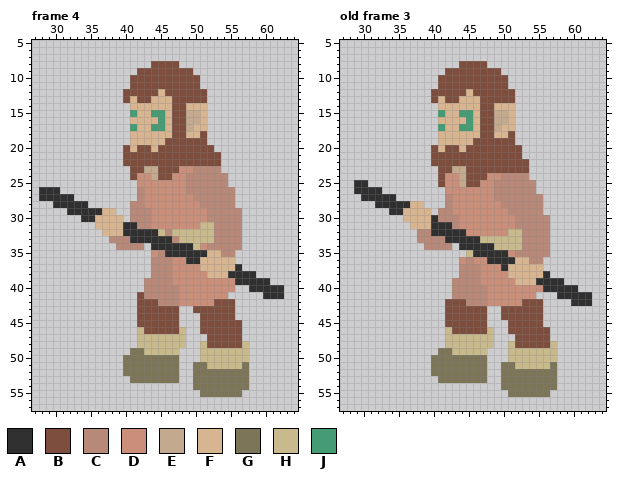
Two versions of one pixel-art file, Iryo/IryoTensionIdleSide.ase. Above, as it was before the edit.
96x66 pixels, 6 frames. Shown: frame 4: x 27..64, y 5..57; old frame 3: x 27..64, y 5..57. The commit also changed other frames, which this record leaves out.
Visible layers, top first: "Hands", "Staff", "AboveLeg", "Body", "BehindLeg".
Palette (. is transparent): A #303030  B #7d4e3d  C #b88979  D #c98f7a  E #c3aa8f  F #d7b591  G #7c7558  H #c8ba8c  J #459b74
Pixels before, frame 4, first column x 28:
 8 ................BBBB...............
 9 ..............BBBBBBBB.............
10 .............BBBBBBBBBB............
11 .............BBBBBBBBBB............
12 ............BBBBBFBBBBBB...........
13 ............BFBBFFFBBBBB...........
14 .............FFFFFFBBFFF...........
15 .............JFFJJFBBEEF...........
16 .............FFFFJFBBEEF...........
17 .............JFFJJFBBEFF...........
18 .............FFFFFFBBFFB...........
19 .............FFFFFBBBBBB...........
20 ............BFBBFBBBBBBBB..........
21 ............BBBBBBBBBBBBBB.........
22 ............BBBBBBBBBBBBBB.........
23 .............BBEEBBBDDCCCC.........
24 .............BDDEBBDDCCCCCC........
25 ..............DDDDDDDCCCCCC........
26 AAA...........CDDDDDDCCCCCCC.......
27 AAAAA.........CDDDDDDDCCCCCC.......
28 ..AAAAA......CCDDDDDDDDCCCCC.......
29 ....AAAAAFF..CCCDDDDDDDDCCCCC......
30 ......AAFFFF.CCCDDDDDDDDCCCCC......
31 ........FFFFAACCDDDDDDDHHCCCC......
32 .........FFFAAAAAHCHHHHHHCCCC......
33 ..........CCCAAAAAACHHHHHCCCC......
34 ...........CCCC.AAAAAAHDCCCCC......
35 ................DCAAAAAAFFCC.......
36 ................CCCDDAAFFFFF.......
37 ................CCCDDDDFFFFFA......
38 ................CCCDDDDDFFFAAAA....
39 ...............CCCCDDDDDDDDDAAAAA..
40 ...............CCCCCDDDDDDDD..AAAAA
41 ..............BCCCCCDDDDDDD.....AAA
42 ..............BBBCCCDDDDDBBB.......
43 ..............BBBBBB..BBBBBB.......
44 ..............BBBBBB...BBBBB.......
45 ..............BBBBBB...BBBBBB......
46 ..............HBBBBBH..BBBBBB......
47 ..............HHHHHHH...BBBBB......
48 ..............HHHHHHH..HBBBBBH.....
49 .............GGHHHHH...HHHHHHH.....
50 ............GGGGGGGG...HHHHHHH.....
51 ............GGGGGGGG..GGHHHHHG.....
52 ............GGGGGGGG..GGGGGGGG.....
53 .............GGGGGGG..GGGGGGGG.....
54 ......................GGGGGGGG.....
55 .......................GGGGGG......
Pixels before, old frame 3, first column x 29:
 8 ...............BBBB...............
 9 .............BBBBBBBB.............
10 ............BBBBBBBBBB............
11 ............BBBBBBBBBB............
12 ...........BBBBBFBBBBBB...........
13 ...........BFBBFFFBBBBB...........
14 ............FFFFFFBBFFF...........
15 ............JFFJJFBBEEF...........
16 ............FFFFJFBBEEF...........
17 ............JFFJJFBBEFF...........
18 ............FFFFFFBBFFB...........
19 ............FFFFFBBBBBB...........
20 ...........BFBBFBBBBBBBB..........
21 ...........BBBBBBBBBBBBB..........
22 ...........BBBBBBBBBBBBBB.........
23 ............BBEEBBBBBBBBB.........
24 ............BDDEBBBDDCCCC.........
25 AA..........BDDEBBDDCCCCCC........
26 AAAA.........DDDDDDDCCCCCC........
27 .AAAAA.......CDDDDDDCCCCCCC.......
28 ...AAAAAFF...CDDDDDDDCCCCCC.......
29 .....AAFFFF.CCDDDDDDDDCCCCC.......
30 .......FFFFACCCDDDDDDDDCCCCC......
31 ........FFFAAACDDDDDDDDCCCCC......
32 .........CCAAAAADDDDDDHHCCCC......
33 .........CCCCAAAAAHHHHHHCCCC......
34 ..........CCCC.AAAAAHHHHCCCC......
35 ................HAAAAADCCCCC......
36 ...............DCDDAAAAFFCC.......
37 ...............CCCDDDAFFFFF.......
38 ...............CCCDDDDFFFFFA......
39 ..............CCCCDDDDDFFFAAAA....
40 ..............CCCCCDDDDDDDDAAAAA..
41 ..............CCCCCDDDDDDD...AAAAA
42 .............BBBCCCDDDDDBBB....AAA
43 .............BBBBBB..BBBBBB.......
44 .............BBBBBB..BBBBBB.......
45 .............BBBBBB...BBBBB.......
46 .............HBBBBBH..BBBBBB......
47 .............HHHHHHH...BBBBB......
48 .............HHHHHHH..HBBBBBH.....
49 ............GGHHHHH...HHHHHHH.....
50 ...........GGGGGGGG...HHHHHHH.....
51 ...........GGGGGGGG..GGHHHHHG.....
52 ...........GGGGGGGG..GGGGGGGG.....
53 ............GGGGGGG..GGGGGGGG.....
54 .....................GGGGGGGG.....
55 ......................GGGGGG......
The result:
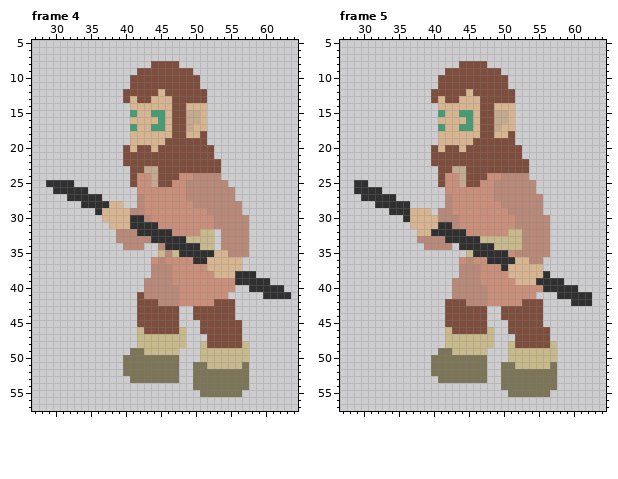
A new or re-ordered frame is compared with the old frame closest to it.
From the commit log: Doubled frames in Iryo attack idle
Difference:
frames 6 -> 12
Frame 4:
Colour A is added in row 25 at x 29 to 32; in row 26 at x 31 to 34; in row 27 at x 33 to 36; in row 28 at x 35 to 37; in row 41 at x 63.
Colour A replaces colour C in row 30 at x 41 to 42; in row 31 at x 42 to 43; in row 32 at x 46; in row 33 at x 47.
Colour A replaces colour D in row 31 at x 44.
Colour A replaces colour F in row 35 at x 52; in row 36 at x 51.
Colour A replaces colour H in row 32 at x 45; in row 33 at x 48; in row 34 at x 50.
Colour B is added in row 25 at x 41; in row 44 at x 50.
Colour B replaces colour C in row 23 at x 50 to 53.
Colour B replaces colour D in row 23 at x 48 to 49; in row 24 at x 47; in row 25 at x 45 to 46.
Colour C is added in row 28 at x 56; in rows 30 to 34 at x 57; in row 35 at x 56 to 57.
Colour C replaces colour A in row 32 at x 40 to 41; in row 33 at x 41 to 43; in row 34 at x 45; in row 35 at x 46.
Colour C replaces colour D in row 27 at x 49; in row 28 at x 50.
Colour C replaces colour F in row 32 at x 39.
Colour D replaces colour A in row 36 at x 49.
Colour D replaces colour C in row 24 at x 49; in row 26 at x 42; in row 29 at x 43; in row 30 at x 52; in row 36 at x 44 and 46.
Colour D replaces colour F in row 37 at x 51; in row 38 at x 52.
Colour D replaces colour H in row 31 at x 51 to 52; in row 32 at x 47 to 50.
Colour E replaces colour D in row 25 at x 44.
Colour F is added in row 28 at x 38 to 39; in row 29 at x 39 to 40; in row 30 at x 40; in row 36 at x 56.
Colour F replaces colour A in row 31 at x 40; in row 37 at x 56; in row 38 at x 55.
Colour F replaces colour C in row 35 at x 54.
Colour H replaces colour A in row 35 at x 47.
Colour H replaces colour C in row 34 at x 52; in row 35 at x 45.
Colour H replaces colour D in row 34 at x 51.
Colour A is gone in row 26 at x 28 to 29; in row 27 at x 28 to 31; in row 28 at x 30 to 33; in row 29 at x 32 to 35; in row 30 at x 34 to 35; in row 34 at x 44.
Colour B is gone in row 21 at x 53.
Colour C is gone in row 24 at x 54; in row 28 at x 41; in row 32 at x 53; in row 33 at x 38 and 53; in row 34 at x 39 and 53.
Colour D is gone in row 35 at x 44.
Colour F is gone in row 30 at x 36; in row 31 at x 36 to 37; in row 32 at x 37 to 38.
Frame 5 is new; against old frame 3, layer "Hands":
Colour A replaces colour F in rows 29 to 30 at x 36.
Colour F replaces colour A in rows 30 to 31 at x 40.
Colour F replaces colour C in row 32 at x 38 to 39.
Colour F is gone in row 28 at x 37 to 38.
Where, in picture pixels (left, top, right, bottom), the same in both pictures:
changed: (39, 152, 249, 278)
added: (284, 292, 291, 299)
added: (193, 313, 200, 320)
changed: (403, 201, 438, 236)
